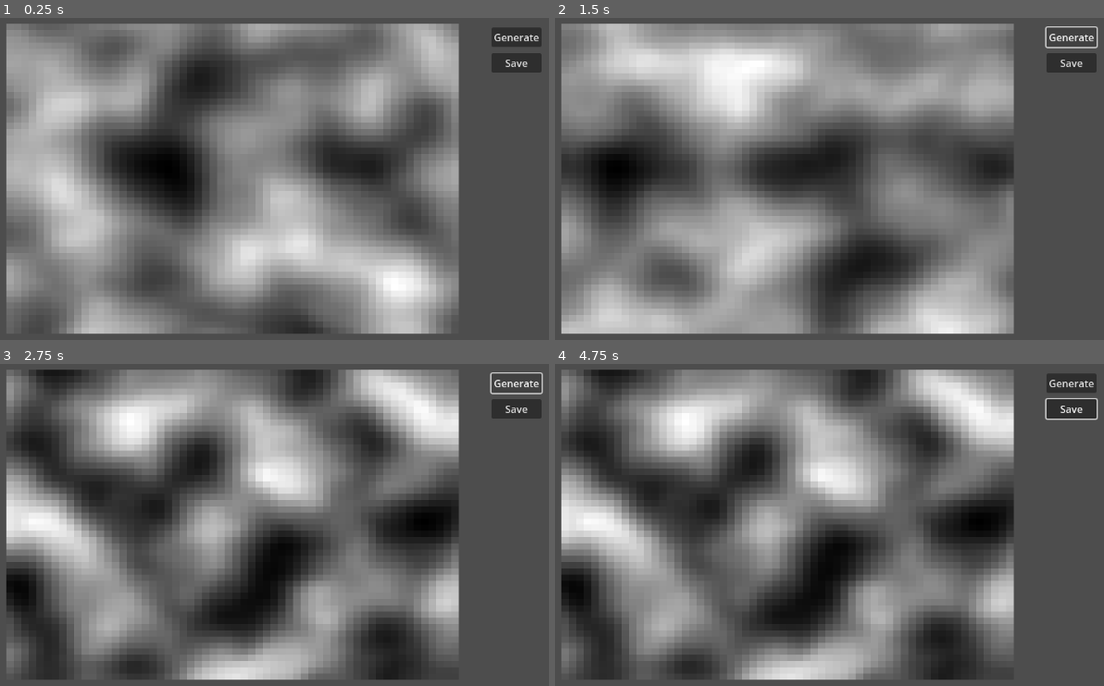
Above: before the commit, frames 1-4 (two rows, left to right).
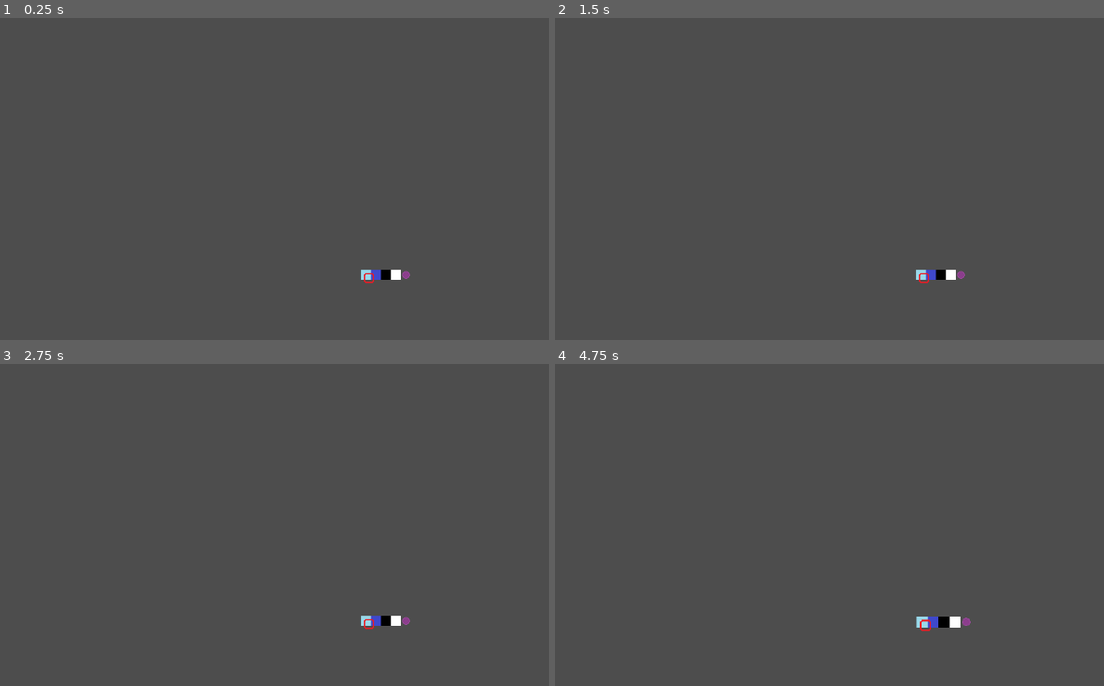
Above: after the commit, the same moments.

Repository: lycilph/GodotCreeper
Game: Godot game, scene res://DrawingTest/custom_drawing_node.tscn
The game is run twice, just before and just after one commit, with the same random seed, the same clock (stepped at 60 frames per second) and the same inputs. Before the commit the project starts from res://Landscape/create_landscape.tscn.
Inputs (mouse positions are in pixels of both pictures, inside the frame that each line leads up to):
- Up to frame 1 (0.25 s): no input
- Up to frame 2 (1.5 s): click (1071, 37) at 0.5 s, where only the run before the commit has a clickable "Generate"; click (1071, 37) at 1.25 s, where only the run before the commit has a clickable "Generate"
- Up to frame 3 (2.75 s): click (516, 383) at 2 s, where only the run before the commit has a clickable "Generate"
- Up to frame 4 (4.75 s): click (1071, 409) at 2.75 s, where only the run before the commit has a clickable "Save"; move the mouse to (1071, 582) at 3.52 s; hold R (run) 3.53-4.28 s; click (1071, 582) at 3.67 s; tap S (step) at 3.8, 4.35 s; move the mouse to (763, 634) at 4.27 s; click (763, 634) at 4.42 s; tap Mouse wheel up (zoom_in, bound only after the commit) at 4.55 s

The runs differ from the first frame. In frame 1, 60% of the frame differs, in the area x 1-99%, y 1-99%; in frame 2, 64%; in frame 3, 56%; in frame 4, 56%.

Commit message:
Testing custom drawing

Diff:
--- /dev/null
+++ b/CustomDrawingNode.gd
@@ -0,0 +1,12 @@
+extends Node2D
+
+@export var camera : Camera2D
+
+func _input(event):
+	if (event.is_action_pressed("zoom_in")):
+		camera.zoom.x *= 1.1
+		camera.zoom.y *= 1.1
+	if (event.is_action_pressed("zoom_out")):
+		camera.zoom.x *= 0.9
+		camera.zoom.y *= 0.9
+	pass
--- /dev/null
+++ b/DrawingTest/DrawingNode.gd
@@ -0,0 +1,12 @@
+extends Node2D
+
+var text : Texture
+var creep : Texture
+
+func _ready():
+	text = load("res://Art/ca_sprite.png")
+	creep = load("res://Art/selection.png")
+
+func _draw():
+	draw_texture(text, Vector2(0,0))
+	draw_texture(creep, Vector2(5,5))
--- /dev/null
+++ b/DrawingTest/custom_drawing_node.tscn
@@ -0,0 +1,14 @@
+[gd_scene load_steps=3 format=3 uid="uid://bsblru5wec4bk"]
+
+[ext_resource type="Script" path="res://CustomDrawingNode.gd" id="1_x2xn4"]
+[ext_resource type="Script" path="res://DrawingTest/DrawingNode.gd" id="2_jq01l"]
+
+[node name="CustomDrawingNode" type="Node2D" node_paths=PackedStringArray("camera")]
+script = ExtResource("1_x2xn4")
+camera = NodePath("Camera2D")
+
+[node name="DrawingNode" type="Node2D" parent="."]
+position = Vector2(10, 10)
+script = ExtResource("2_jq01l")
+
+[node name="Camera2D" type="Camera2D" parent="."]
--- a/project.godot
+++ b/project.godot
@@ -11,7 +11,7 @@
 [application]
 
 config/name="Godot Creeper"
-run/main_scene="res://Landscape/create_landscape.tscn"
+run/main_scene="res://DrawingTest/custom_drawing_node.tscn"
 config/features=PackedStringArray("4.0", "Mobile")
 config/icon="res://icon.svg"
 
@@ -66,6 +66,16 @@
 "events": [Object(InputEventKey,"resource_local_to_scene":false,"resource_name":"","device":-1,"window_id":0,"alt_pressed":false,"shift_pressed":false,"ctrl_pressed":false,"meta_pressed":false,"pressed":false,"keycode":0,"physical_keycode":65,"key_label":0,"unicode":97,"echo":false,"script":null)
 ]
 }
+zoom_in={
+"deadzone": 0.5,
+"events": [Object(InputEventMouseButton,"resource_local_to_scene":false,"resource_name":"","device":-1,"window_id":0,"alt_pressed":false,"shift_pressed":false,"ctrl_pressed":false,"meta_pressed":false,"button_mask":8,"position":Vector2(353, 16),"global_position":Vector2(357, 59),"factor":1.0,"button_index":4,"pressed":true,"double_click":false,"script":null)
+]
+}
+zoom_out={
+"deadzone": 0.5,
+"events": [Object(InputEventMouseButton,"resource_local_to_scene":false,"resource_name":"","device":-1,"window_id":0,"alt_pressed":false,"shift_pressed":false,"ctrl_pressed":false,"meta_pressed":false,"button_mask":16,"position":Vector2(175, 14),"global_position":Vector2(179, 57),"factor":1.0,"button_index":5,"pressed":true,"double_click":false,"script":null)
+]
+}
 
 [rendering]
 
